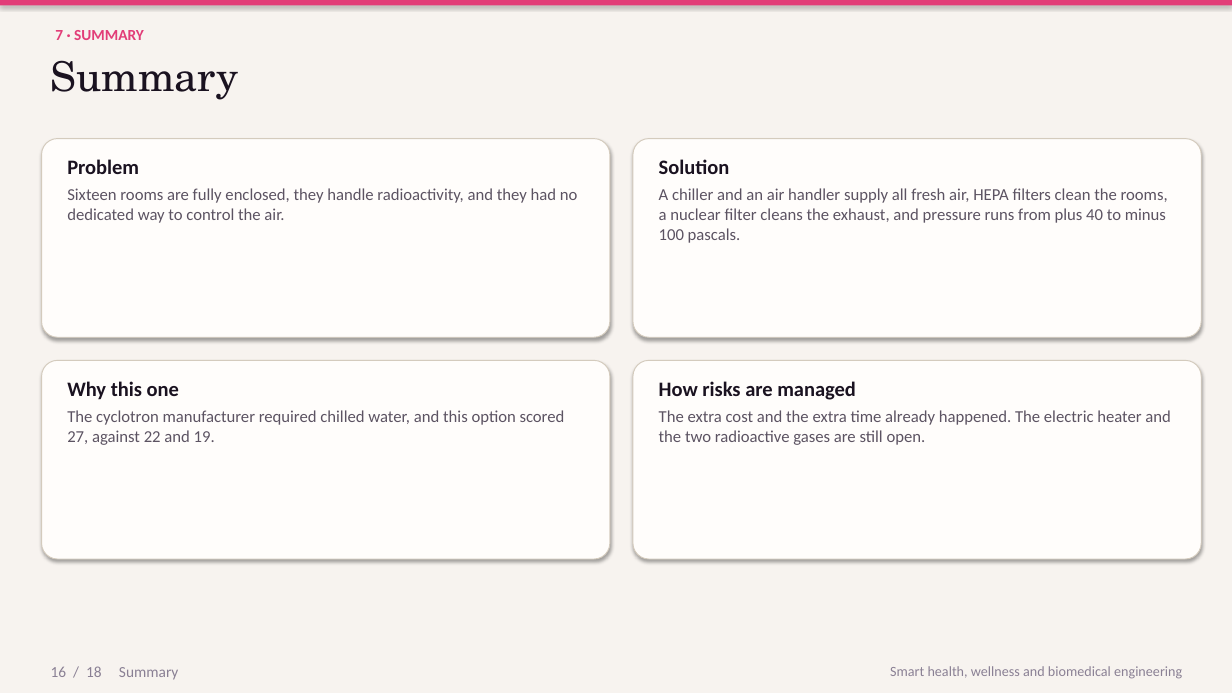
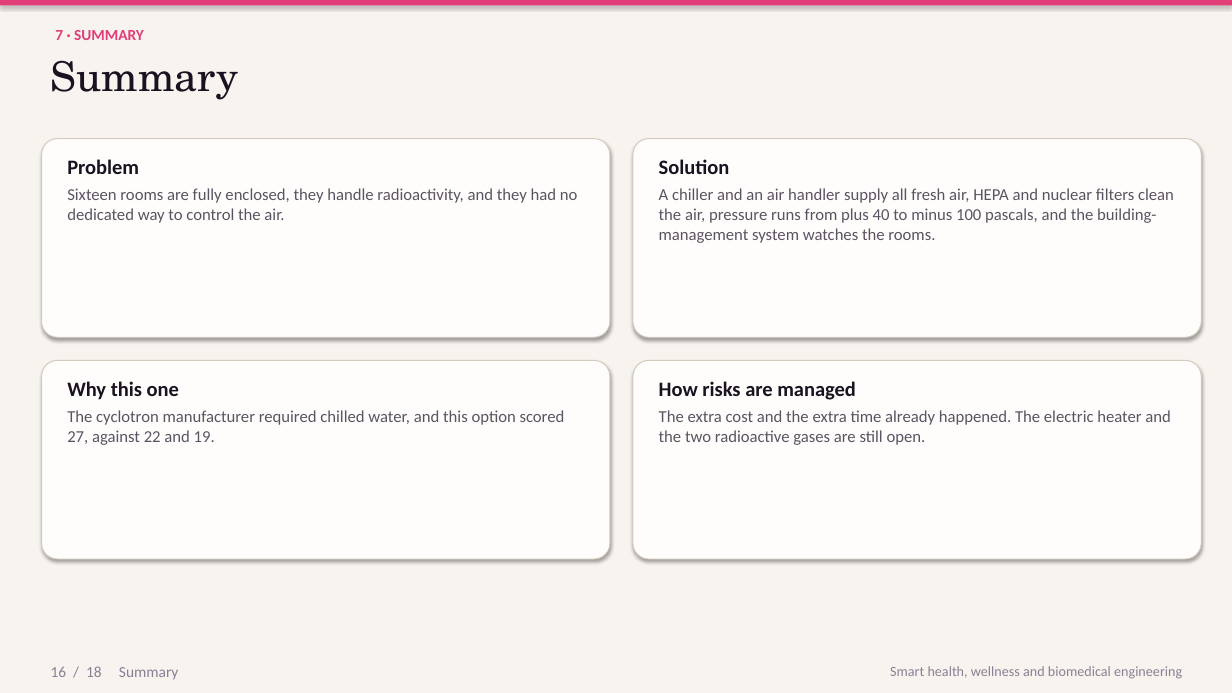
Before and after one commit to kakaijacob/Special-Operations-Schema, a slide deck: slide 16 of iek-talks/IEK_Cyclotron_HVAC_18_slides.pptx. Drawn at 1232x693 pixels with LibreOffice and Linux fonts; fonts in the diff are those of the drawing. Boxes give left, top, right and bottom in pixels: in the first picture for what was removed or moved away, otherwise in the second. Text is boxed around its words. In the diff, an @@ line names an element or a change of style, - is before the commit and + after.

```diff
--- a/iek-talks/IEK_Cyclotron_HVAC_18_slides.pptx
+++ b/iek-talks/IEK_Cyclotron_HVAC_18_slides.pptx
@@ text at box(659, 188, 1174, 243): text changed @@
-A chiller and an air handler supply all fresh air, HEPA filters clean the rooms, a nuclear filter cleans the exhaust, and pressure runs from plus 40 to minus 100 pascals.
+A chiller and an air handler supply all fresh air, HEPA and nuclear filters clean the air, pressure runs from plus 40 to minus 100 pascals, and the building-management system watches the rooms.
```
Also in this commit, not shown: 3 other slides changed, 1 other file.
